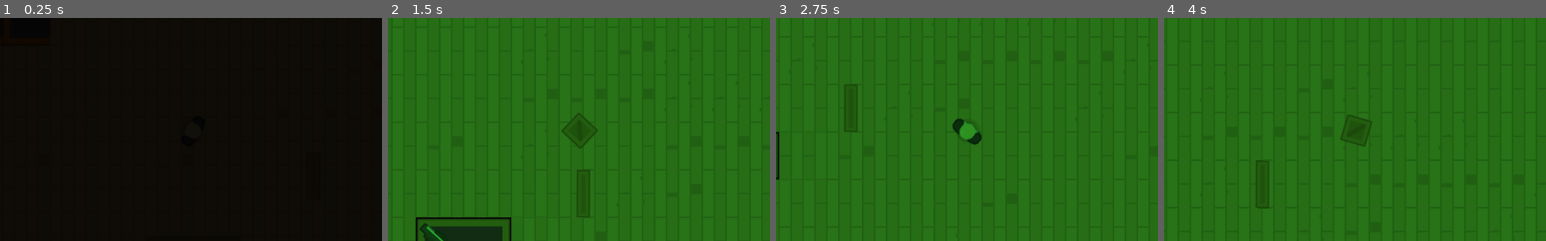
Above: before the commit, frames 1-4 (left to right).
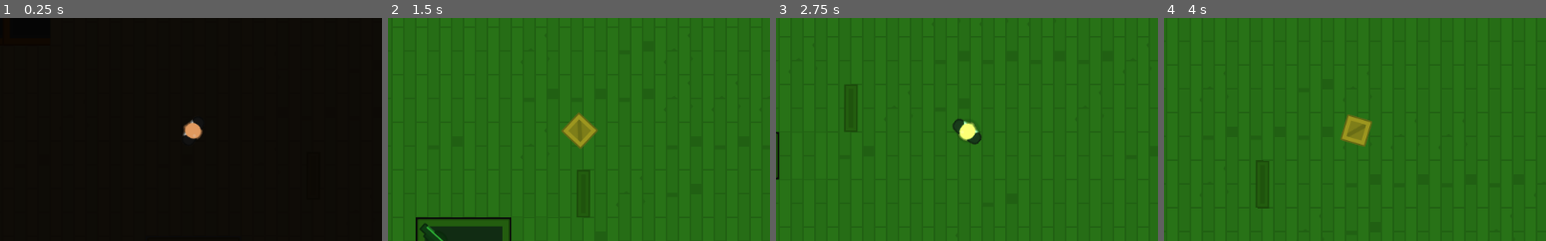
Above: after the commit, the same moments.

Repository: NightZpy/HeistMeistersGodotEngineGame
Game: Godot game, scene res://Levels/Level_1.tscn
Same seed, same stepped clock (60 frames per second), same inputs: the game is played once before the commit and once after it.
Inputs (mouse positions are % of the whole screen's width and height, from its top left):
- Up to frame 1 (0.25 s): no input
- Up to frame 2 (1.5 s): tap Enter at 0.5 s; move the mouse to (66, 58) at 0.52 s; hold D (move_right) 0.53-1.28 s; tap E (Toggle_disguise) at 0.6 s; click (66, 58) at 0.67 s; move the mouse to (36, 76) at 1.27 s; hold S (move_down) from 1.28 s (still down); tap F (switch_vision_mode) at 1.35 s; click (36, 76) at 1.42 s
- Up to frame 3 (2.75 s): move the mouse to (60, 28) at 2.02 s; release S (move_down) at 2.03 s; hold D (move_right) from 2.03 s (still down); tap E (Toggle_disguise) at 2.1 s
- Up to frame 4 (4 s): move the mouse to (45, 70) at 2.77 s; release D (move_right) at 2.78 s; hold W (move_up) 2.78-3.53 s; tap F (switch_vision_mode) at 2.85 s; click (45, 70) at 2.92 s; move the mouse to (80, 65) at 3.52 s; hold A (move_left) from 3.53 s (still down); tap E (Toggle_disguise) at 3.6 s
The pictures show only the part of the screen within x 25-75%, y 25-75%; the shares and areas given below are measured in that part.

The runs differ from the first frame. In frame 1, 0.3% of the frame differs, in the area x 47-53%, y 45-55%; in frame 2, 0.8%, in the area x 45-55%, y 42-59%; in frame 3, 0.3%; in frame 4, 0.8%.
Error in both runs: Invalid get index '0' (on base: 'PoolVector2Array'). (res://Guard.gd:23)

Commit message:
Added light to player when is revealed or hidden

Diff:
--- a/Characters/NPC/Guard.tscn
+++ b/Characters/NPC/Guard.tscn
@@ -5,7 +5,7 @@
 [ext_resource path="res://GFX/PNG/Soldier 1/soldier1_stand.png" type="Texture" id=3]
 [ext_resource path="res://Lightmaps/Torch.tscn" type="PackedScene" id=4]
 
-[node name="Guard" index="0" instance=ExtResource( 1 )]
+[node name="Guard" instance=ExtResource( 1 )]
 collision_layer = 4
 collision_mask = 3
 script = ExtResource( 2 )
--- a/Characters/Player.tscn
+++ b/Characters/Player.tscn
@@ -6,7 +6,7 @@
 [ext_resource path="res://Characters/BoxOccluder.tres" type="OccluderPolygon2D" id=4]
 [ext_resource path="res://Lightmaps/Torch.tscn" type="PackedScene" id=5]
 
-[node name="Player" instance=ExtResource( 1 )]
+[node name="Player" index="0" instance=ExtResource( 1 )]
 collision_mask = 14
 script = ExtResource( 2 )
 
@@ -21,3 +21,7 @@
 position = Vector2( 11.89, 0 )
 offset = Vector2( 316.6, 0 )
 shadow_enabled = true
+
+[node name="Light2D" type="Light2D" parent="." index="4"]
+texture = ExtResource( 3 )
+energy = 0.9
--- a/Player.gd
+++ b/Player.gd
@@ -4,9 +4,11 @@
 
 const PLAYER_SPRITE = "res://GFX/PNG/Hitman 1/hitman1_stand.png"
 const PLAYER_OCCLUDER = "res://Characters/HumanOccluder.tres"
+const PLAYER_LIGHT = "res://GFX/PNG/Hitman 1/hitman1_stand.png"
 
 const BOX_SPRITE = "res://GFX/PNG/Tiles/tile_130.png"
 const BOX_OCCLUDER = "res://Characters/BoxOccluder.tres"
+const BOX_LIGHT = "res://GFX/PNG/Tiles/tile_130.png"
 
 var disguise = false
 
@@ -52,6 +54,7 @@
 
 func reveal():
 	$Sprite.texture = load(PLAYER_SPRITE)
+	$Light2D.texture = load(PLAYER_LIGHT)
 	disguise = false
 	collision_layer = 1
 	$"LightOccluder2D".occluder = load(PLAYER_OCCLUDER)
@@ -59,6 +62,7 @@
 
 func disguise():
 	$Sprite.texture = load(BOX_SPRITE)
+	$Light2D.texture = load(BOX_LIGHT)
 	disguise = true
 	collision_layer = 16
 	$"LightOccluder2D".occluder = load(BOX_OCCLUDER)
